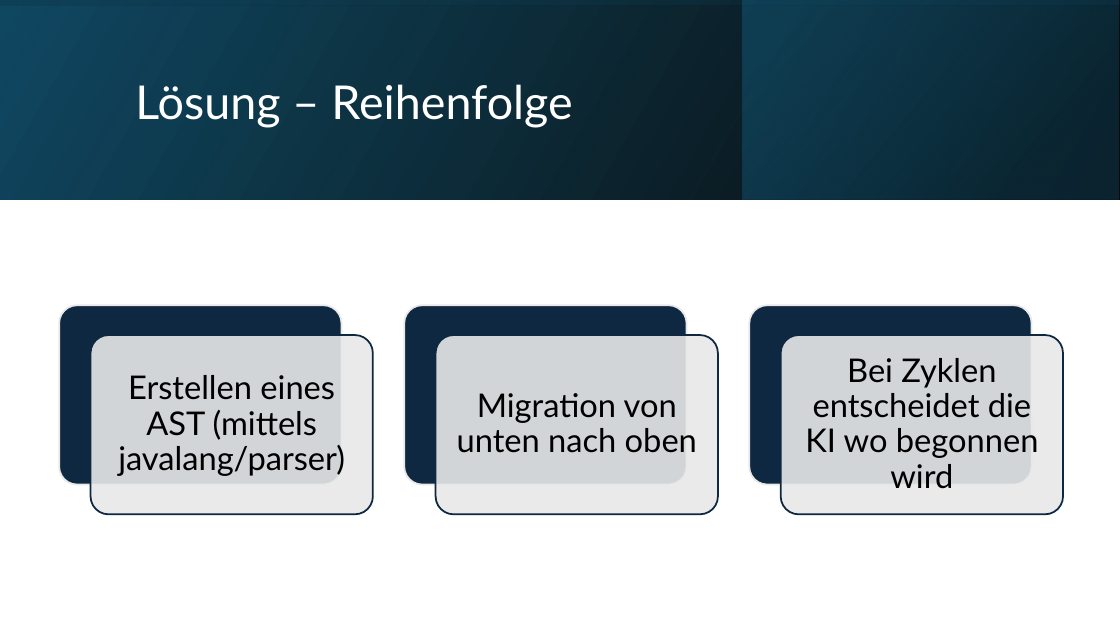
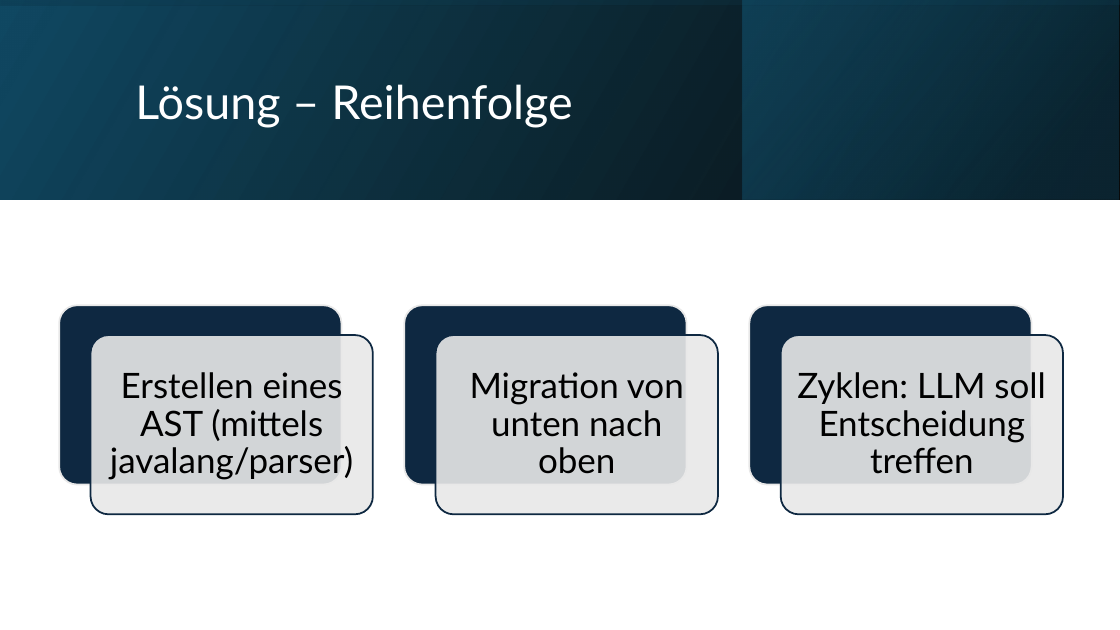
Before and after one commit to kis4-2026ss/projekt-g1-dorninger-pallinger, a slide deck: slide 13 of AI-Assisted Java Legacy Migration.pptx. Drawn at 1120x630 pixels with LibreOffice and Linux fonts; fonts in the diff are those of the drawing. Boxes give left, top, right and bottom in pixels: in the first picture for what was removed or moved away, otherwise in the second. Text is boxed around its words. In the diff, an @@ line names an element or a change of style, - is before the commit and + after.

```diff
--- a/AI-Assisted Java Legacy Migration.pptx
+++ b/AI-Assisted Java Legacy Migration.pptx
@@ text "Erstellen eines AST (mittels javalang/parser)" at (110,372,353,480): size 28 to 30 pt @@
@@ text "Migration von unten nach oben" at (470,372,684,474): size 28 to 30 pt @@
@@ text at (797,372,1046,474): text changed; size 28 to 30 pt @@
-Bei Zyklen entscheidet die KI wo begonnen wird
+Zyklen: LLM soll Entscheidung treffen
```
Also in this commit, not shown: 15 other slides changed, 2 slides added.
